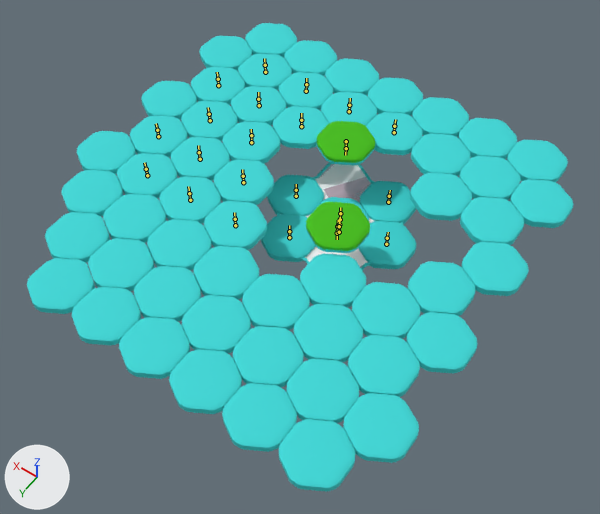
The FBX model Assets/Location/Scene Anim/Field_1.fbx: old version first, new version second.
Rendered twice from a camera (50 mm lens) standing at (-34.1, 45.9, 64.8) and looking at (-2.8, 2.0, -4.2). Lighting does not change. The marker at lower left points along +X, +Y and +Z. Both versions are drawn at frame 175 of the action 'Field_1'; the numbers are the values there. The bones that bend it are drawn over the model as lines.
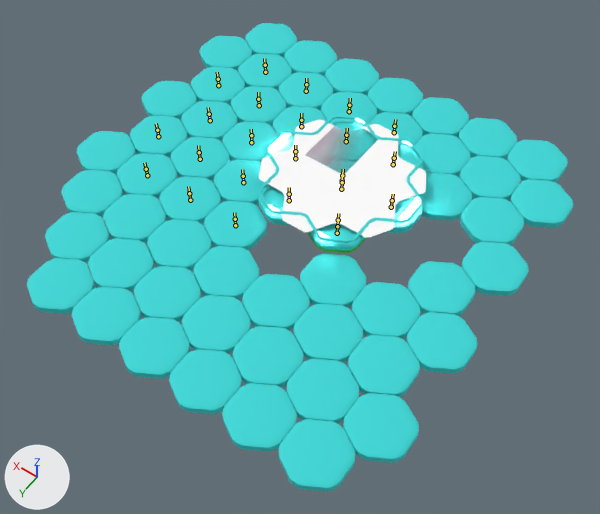
The change, as a list of edits to the scene's bpy script:
```text
Change bone_bone:
    where bone_bone = bpy.data.objects['Field_1'].pose.bones['Bone']
    bone_bone.location: (0.0, -4.98, 0.0) -> (0.0, 1.0, 0.0)
Change bone_bone_001:
    where bone_bone_001 = bpy.data.objects['Field_1'].pose.bones['Bone.001']
    bone_bone_001.rotation_quaternion: (0.0, 0.0, 0.0, 1.0) -> (1.0, 0.0, 0.0, 0.0)  # degrees (0, 0, 180) -> degrees (0, 0, 0)
Change bone_bone_002:
    where bone_bone_002 = bpy.data.objects['Field_1'].pose.bones['Bone.002']
    bone_bone_002.location: (0.0, -4.98, 0.0) -> (0.0, 1.0, 0.0)
Change bone_bone_003:
    where bone_bone_003 = bpy.data.objects['Field_1'].pose.bones['Bone.003']
    bone_bone_003.location: (0.0, -4.98, 0.0) -> (0.0, 1.0, 0.0)
Change bone_bone_004:
    where bone_bone_004 = bpy.data.objects['Field_1'].pose.bones['Bone.004']
    bone_bone_004.location: (0.0, -4.98, 0.0) -> (0.0, 1.0, 0.0)
Change bone_bone_007:
    where bone_bone_007 = bpy.data.objects['Field_1'].pose.bones['Bone.007']
    bone_bone_007.location: (0.0, -4.98, 0.0) -> (0.0, 1.0, 0.0)
Change bone_bone_008:
    where bone_bone_008 = bpy.data.objects['Field_1'].pose.bones['Bone.008']
    bone_bone_008.rotation_quaternion: (0.0, 0.0, 0.0, 1.0) -> (1.0, 0.0, 0.0, 0.0)  # degrees (0, 0, 180) -> degrees (0, 0, 0)
Change bone_bone_022:
    where bone_bone_022 = bpy.data.objects['Field_1'].pose.bones['Bone.022']
    bone_bone_022.location: (-2.99, -7.07, 5.24) -> (-2.99, 0.0, 5.24)
Change bone_ray:
    where bone_ray = bpy.data.objects['Field_1'].pose.bones['Ray']  # child of 'Bone.022'
    bone_ray.rotation_quaternion: (0.476, 0.0, -0.879, 0.0) -> (0.703, 0.0, -0.711, 0.0)  # degrees (0, -123, 0) -> degrees (0, -91, 0)
```

Where the change shows, as pixel boxes [x1, y1, x2, y2] in the pictures (600 x 514 px):
'Cylinder.002', posed
    both: [27, 23, 573, 492]
'Cylinder.003', posed
    before: [305, 164, 374, 266]
    after: [259, 120, 426, 237]
'Cylinder.001', posed
    before: [277, 163, 403, 271]
    after: [259, 115, 423, 243]
bone 'Bone', root to tip
    before: (289, 237) to (289, 231)
    after: (289, 200) to (289, 194)
bone 'Bone.001', root to tip
    before: (337, 226) to (337, 233)
    after: (337, 226) to (338, 220)
bone 'Bone.002', root to tip
    before: (386, 244) to (387, 238)
    after: (391, 207) to (392, 200)
bone 'Bone.003', root to tip
    before: (340, 219) to (340, 213)
    after: (342, 182) to (342, 175)
bone 'Bone.004', root to tip
    before: (296, 196) to (296, 190)
    after: (295, 158) to (295, 151)
bone 'Bone.007', root to tip
    before: (388, 202) to (389, 196)
    after: (393, 164) to (394, 158)
bone 'Bone.008', root to tip
    before: (346, 141) to (346, 148)
    after: (346, 141) to (346, 135)
bone 'Bone.022', root to tip
    before: (339, 224) to (340, 217)
    after: (342, 180) to (342, 172)
bone 'Ray', root to tip
    before: (339, 232) to (339, 226)
    after: (341, 189) to (342, 182)
